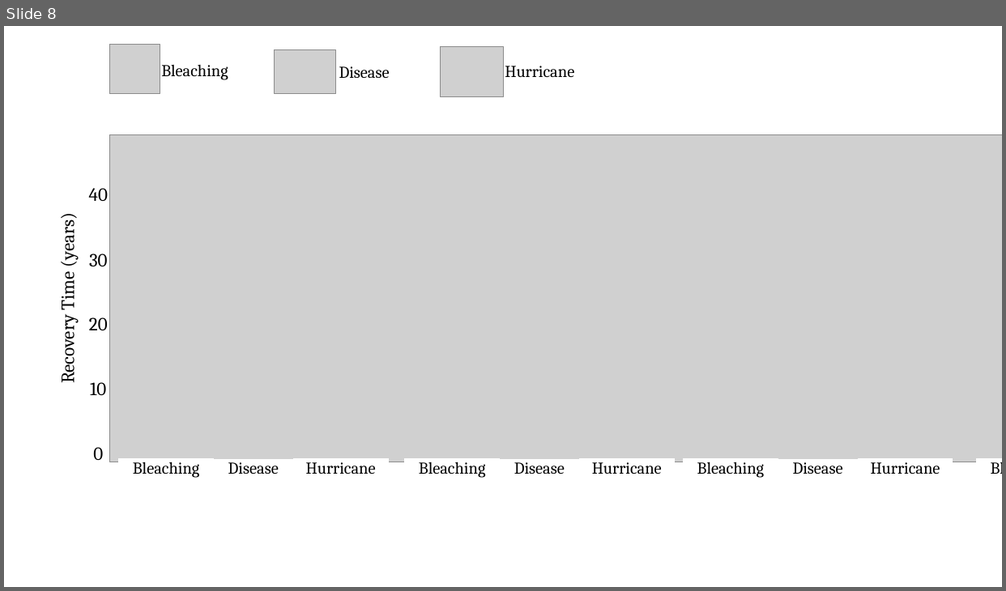
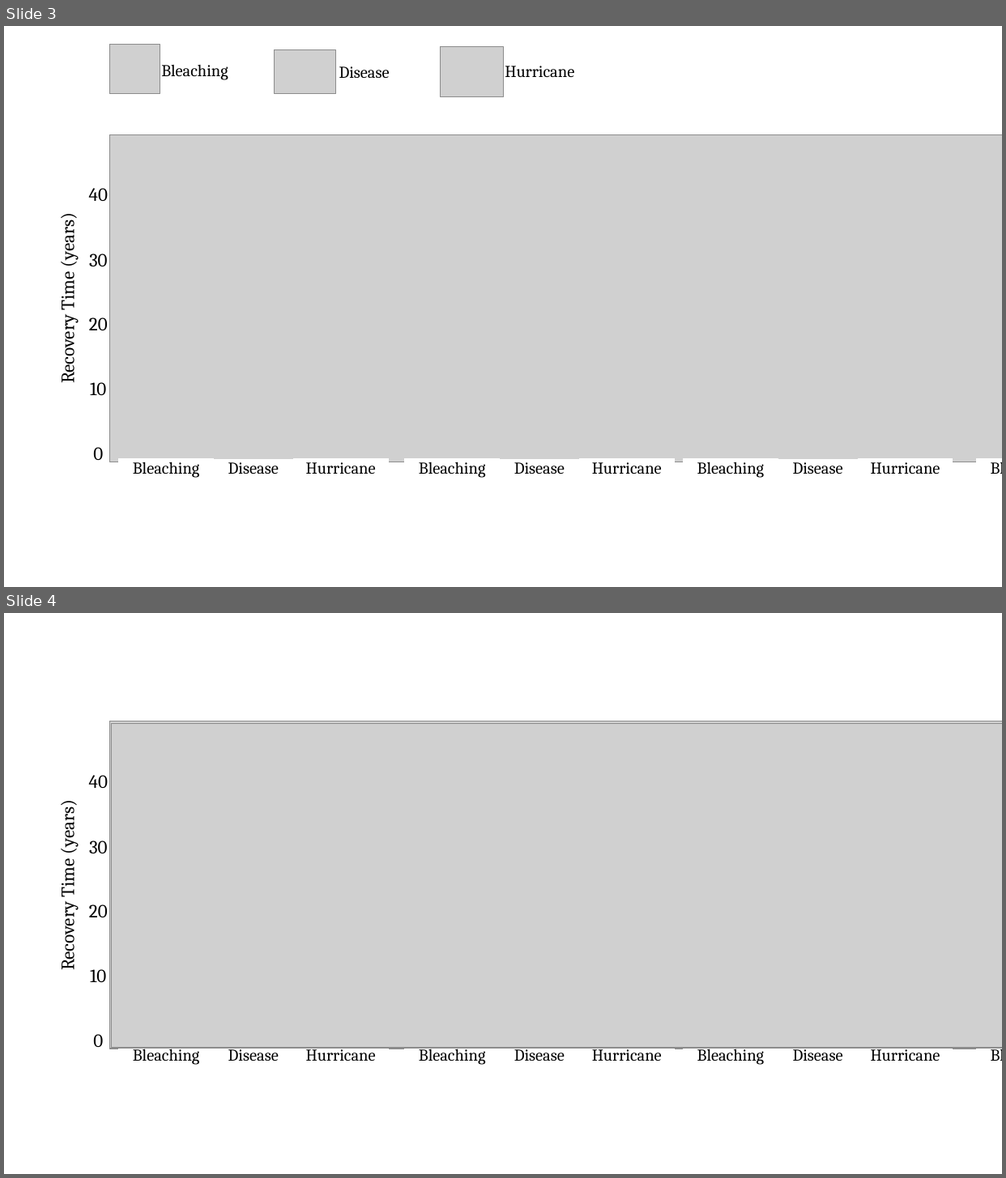
Before and after one commit to d3vynn/MBIO740_AMD, a slide deck: output/Figures/Figs.pptx. Shown one above the other, each under a label of ours: slide 8 before the commit, slides 3 and 4 after it. The pictures are 1006x591 and 1006x1178 pixels, drawn with LibreOffice and Linux fonts; fonts in the diff are those of the drawing; grey boxes stand for pictures. Boxes give left, top, right and bottom in pixels: in the first picture for what was removed or moved away, otherwise in the second. Text is boxed around its words. In the diff, an @@ line names an element or a change of style, - is before the commit and + after.

```diff
--- a/output/Figures/Figs.pptx
+++ b/output/Figures/Figs.pptx
@@ slide 4 added at <box>4,613,1002,1174</box>, background #FFFFFF @@
@@ group added at <box>49,721,1002,1063</box>: 16 rectangles, 3 pictures @@
+40
+30
+20
+10
+0
+Bleaching
+Disease
+Hurricane
+Bleaching
+Disease
+Hurricane
+Bleaching
+Disease
+Hurricane
+Bleaching
+Recovery Time (years)
@@ what was slide 8 is now slide 3 @@
```
Also in this commit, not shown: 2 slides changed, 4 other slides added, 7 slides removed, 22 other files.
